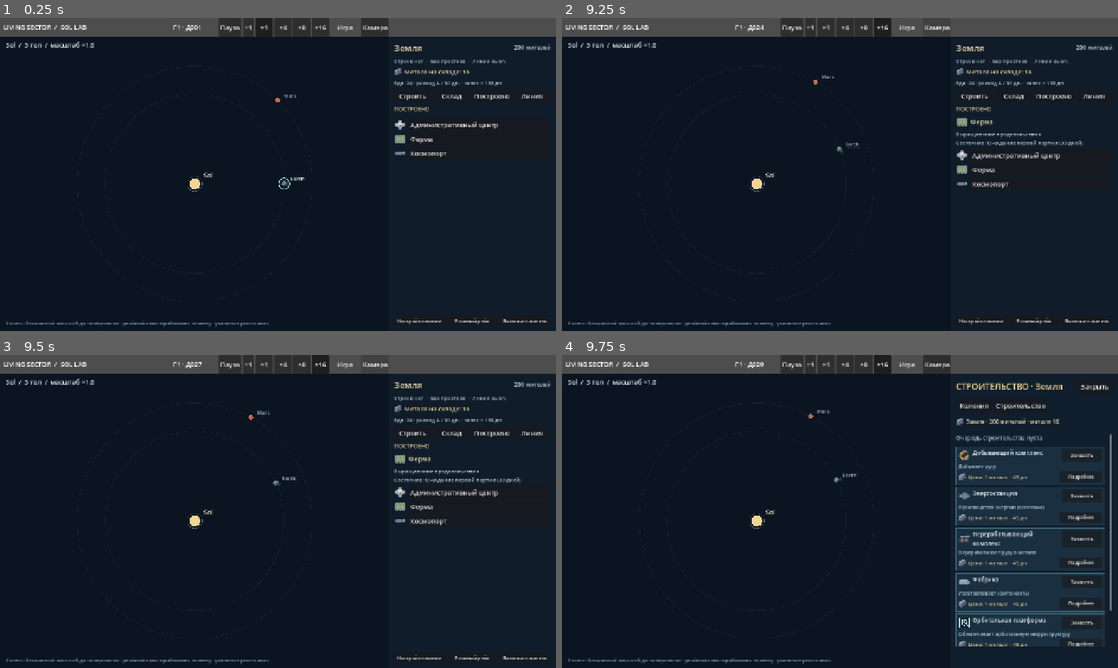
Above: before the commit, frames 1-4 (two rows, left to right).
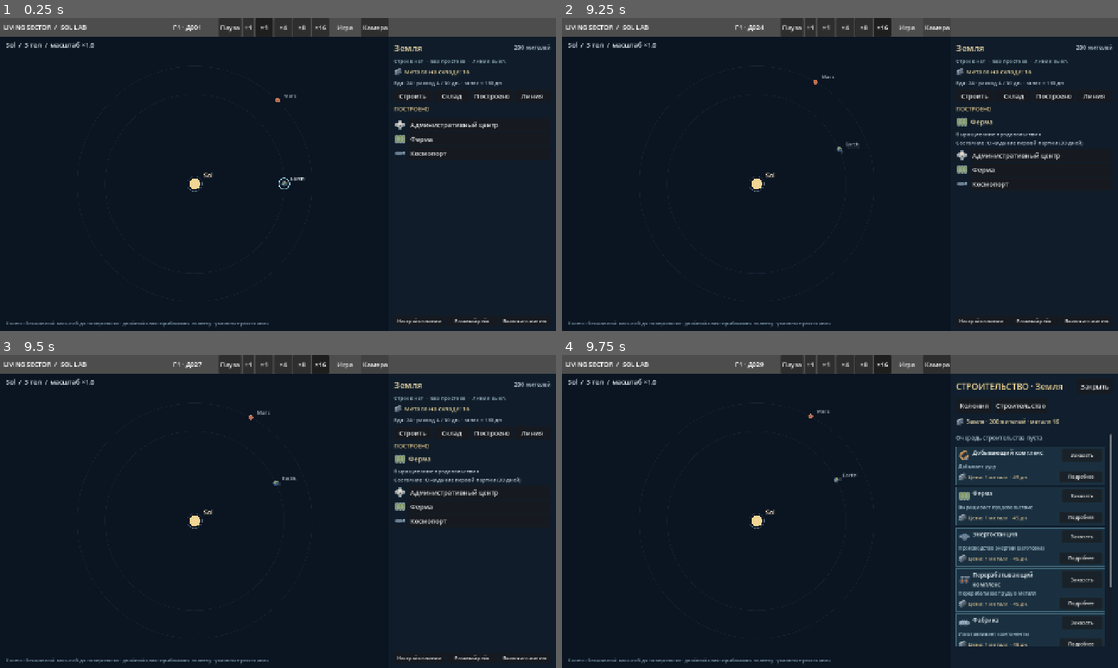
Above: after the commit, the same moments.

Repository: Mefits/Living-Sector
Game: Godot game, scene res://scenes/main.tscn
Same seed, same stepped clock (60 frames per second), same inputs: the game is played once before the commit and once after it.
Inputs:
- Up to frame 1 (0.25 s): no input
- Up to frame 2 (9.25 s): click "Административный центр" at 0.5 s; click "Административный центр" at 1.25 s; click "Ферма" at 2 s; click "Пауза" at 2.75 s; click "Продолжить" at 3.5 s; click "+1" at 4.25 s; click "×1" at 5 s; click "×4" at 5.75 s; click "×8" at 6.5 s; click "×16" at 7.25 s; click "Игра" at 8 s; click "Камера" at 8.75 s
- Up to frame 3 (9.5 s): no input
- Up to frame 4 (9.75 s): click "Строить" at 9.5 s

Frames 1-3 are identical in both runs. In frame 4, 2.2% of the frame differs, in the area x 70-99%, y 43-91%.

Commit message:
feat(sol_lab): track actual production receipts per facility and allow separate enterprise instances

Diff:
--- a/sol_lab/scripts/sol_building_model.gd
+++ b/sol_lab/scripts/sol_building_model.gd
@@ -27,6 +27,25 @@
 }
 static func surface_site(building_id: String) -> Array:
  return (SURFACE_SITES.get(building_id, []) as Array).duplicate()
+
+## Identical enterprise types are separate facility IDs and globe anchors.
+## The first preserves the established art location, subsequent sites use
+## deterministic inboard offsets saved on the real facility at order time.
+static func surface_site_instance(building_id: String, index: int) -> Array:
+ var base: Array = surface_site(building_id)
+ if base.size() != 2 or index <= 0:
+  return base
+ var origin := Vector2(float(base[0]), float(base[1]))
+ for attempt in range(1, 56):
+  var slot: int = index + attempt - 1
+  var angle: float = float(slot) * 2.399963229728653
+  var radius: float = 0.20 + 0.11 * float((slot / 7) % 3)
+  var candidate: Vector2 = origin + Vector2(
+   cos(angle), sin(angle)) * radius
+  if candidate.length() <= 0.85 and candidate.distance_to(origin) >= 0.14:
+   return [snappedf(candidate.x, 0.0001),
+    snappedf(candidate.y, 0.0001)]
+ return base
 
 static func batch_unit(resource: String) -> String:
  return str(BATCH_UNITS.get(resource, resource))
@@ -105,8 +124,15 @@
    return item
  return {}
 
+## Infrastructure remains unique; enterprises can have multiple actual
+## instances with independent production clocks and physical selection IDs.
+const UNIQUE_BUILDINGS: Array[String] = [
+ "administrative_center", "spaceport", "orbital_platform", "shipyard"]
+
 static func built_or_pending(world: Dictionary,
         body: String, building_id: String) -> bool:
+ if building_id not in UNIQUE_BUILDINGS:
+  return false
  for facility in world.get("facilities", []):
   if not (facility is Dictionary):
    continue
--- a/sol_lab/scripts/sol_construction_runtime.gd
+++ b/sol_lab/scripts/sol_construction_runtime.gd
@@ -356,9 +356,18 @@
  }
  # Only the four defined Sol preview buildings own fixed slots.
  # Other catalog entries stay procedural and must not save an empty site.
- var fixed_site: Array = Model.surface_site(building_id)
- if fixed_site.size() == 2:
-  facility["surface_site"] = fixed_site
+ var instance: int = 0
+ for item in world.get("facilities", []):
+  if str(item.get("body", "")) != body:
+   continue
+  if str(item.get("type", "")) == building_id or (
+      str(item.get("type", "")) == "construction_site" and
+      str(item.get("construction_building_id", "")) == building_id):
+   instance += 1
+ var mapped_site: Array = Model.surface_site_instance(
+  building_id, instance)
+ if mapped_site.size() == 2:
+  facility["surface_site"] = mapped_site
  # Commit once, after every validation: stock and the unique site appear
  # together. There is no synthetic material refund or repeat debit.
  supply["metals"] = float(supply["metals"]) - cost
@@ -690,21 +699,27 @@
    var facility: Dictionary = entry.facility
    var due := float(facility.next_batch_native)
    if due <= deadline + EPSILON_NATIVE:
-    _run_batch(facility, entry.market.supply, entry.recipe)
+    _run_batch(facility, entry.market.supply, entry.recipe, due)
     due += interval
     facility.next_batch_native = due
    next_batch = minf(next_batch, due)
   batch_revision += 1
 
-func _run_batch(facility: Dictionary, supply: Dictionary, recipe: Dictionary) -> void:
+func _run_batch(facility: Dictionary, supply: Dictionary,
+        recipe: Dictionary, attempt_time: float = -1.0) -> void:
+ if attempt_time < 0.0:
+  attempt_time = now_native
+ facility["last_attempt_native"] = attempt_time
  if facility.body == "luna" and recipe.id == "mining_rig" and (
      not meal_cycles.get("luna", {}).get("facility", {}).get("fed", true)):
   facility.production_status = "Простой: поселенцам не хватает еды"
+  facility["last_idle_reason"] = facility.production_status
   return
  var row: Dictionary = settings.get(recipe.id, {})
  var output: float = Model.calculated(recipe, settings, planets, str(facility.body))
  if output <= 0:
   facility["production_status"] = "Простой: нулевая выработка"
+  facility["last_idle_reason"] = facility["production_status"]
   return
  # Check all ingredients before committing the complete batch.
  for key in recipe.inputs:
@@ -714,6 +729,7 @@
    facility["production_status"] = "Простой: не хватает %s (нужно %s, есть %s)" % [
     Model.batch_unit(key), Model.batch_amount(float(required)),
     Model.batch_amount(available)]
+   facility["last_idle_reason"] = facility["production_status"]
    return
  var changes := PackedStringArray()
  for key in recipe.inputs:
@@ -727,6 +743,45 @@
  changes.append("+%s %s" % [
   Model.batch_amount(output), Model.batch_unit(str(recipe.product))])
  facility["production_status"] = ", ".join(changes)
+ # Authoritative completed batch receipt, separate from future predictions.
+ facility["last_batch_native"] = attempt_time
+ facility["last_batch_amount"] = output
+ facility["last_batch_resource"] = str(recipe.product)
+ facility["last_batch_changes"] = facility["production_status"]
+ facility["last_idle_reason"] = ""
+
+## Read-only lookup by physical facility ID, never aggregated by recipe.
+## Legacy free-form status cannot be mistaken for a confirmed last batch.
+func production_details(facility_id: String) -> Dictionary:
+ for raw in world.get("facilities", []):
+  if str(raw.get("id", "")) != facility_id:
+   continue
+  var facility: Dictionary = raw
+  var kind: String = str(facility.get("type", ""))
+  var result: Dictionary = {"id": facility_id, "kind": kind,
+   "supported": kind in ["mining_rig", "farm", "refinery"]}
+  if not bool(result["supported"]):
+   return result
+  var recipe: Dictionary = Model.find_building(kind)
+  result["product"] = str(recipe.get("product", "none"))
+  result["forecast"] = Model.calculated(recipe, settings, planets,
+   str(facility.get("body", "")))
+  result["next_native"] = float(facility.get("next_batch_native", INF))
+  result["idle_reason"] = str(facility.get("last_idle_reason", ""))
+  if result["idle_reason"].is_empty() and str(facility.get(
+      "production_status", "")).begins_with("Простой:"):
+   result["idle_reason"] = str(facility["production_status"])
+  result["last_present"] = facility.has("last_batch_native") and (
+   facility.has("last_batch_amount")) and facility.has(
+   "last_batch_resource")
+  if bool(result["last_present"]):
+   result["last_native"] = float(facility["last_batch_native"])
+   result["last_amount"] = float(facility["last_batch_amount"])
+   result["last_resource"] = str(facility["last_batch_resource"])
+   result["last_changes"] = str(facility.get("last_batch_changes", ""))
+  return result
+ return {}
+
 
 ## Read-only snapshot from this planet's actual colony market. An
 ## uncolonized body has no stock panel, never an invented zero-warehouse.
